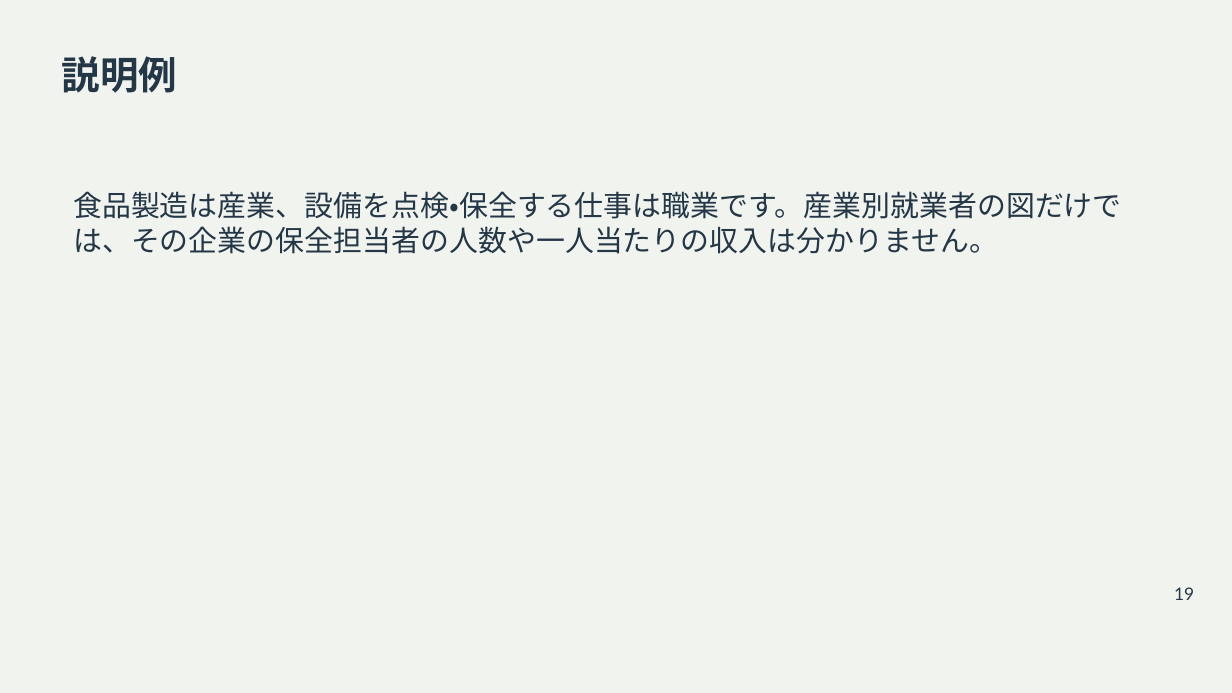
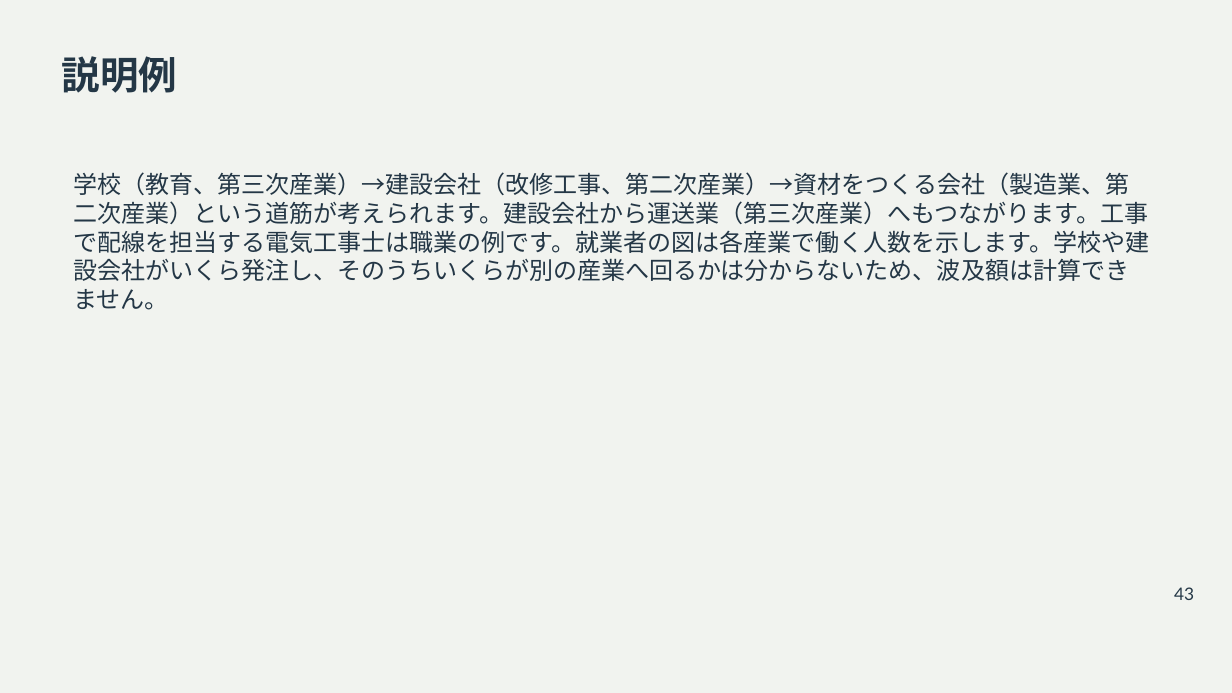
Before and after one commit to zooc-14calbp/industrial-education-ii, a slide deck: slide 43 of reorganized/20261105/main/01/slides.pptx (slide 19 before the commit). Drawn at 1232x693 pixels with LibreOffice and Linux fonts; fonts in the diff are those of the drawing. Boxes give left, top, right and bottom in pixels: in the first picture for what was removed or moved away, otherwise in the second. Text is boxed around its words. In the diff, an @@ line names an element or a change of style, - is before the commit and + after.

```diff
--- a/reorganized/20261105/main/01/slides.pptx
+++ b/reorganized/20261105/main/01/slides.pptx
@@ text at [73, 172, 1149, 310]: text changed; size 22.5 to 18.8 pt @@
-食品製造は産業、設備を点検・保全する仕事は職業です。産業別就業者の図だけでは、その企業の保全担当者の人数や一人当たりの収入は分かりません。
+学校（教育、第三次産業）→建設会社（改修工事、第二次産業）→資材をつくる会社（製造業、第二次産業）という道筋が考えられます。建設会社から運送業（第三次産業）へもつながります。工事で配線を担当する電気工事士は職業の例です。就業者の図は各産業で働く人数を示します。学校や建設会社がいくら発注し、そのうちいくらが別の産業へ回るかは分からないため、波及額は計算できません。
@@ text at [1174, 587, 1194, 600]: text changed @@
-19
+43
```
Also in this commit, not shown: 22 other slides changed, 25 slides added, 1 slide removed, 21 other files.
